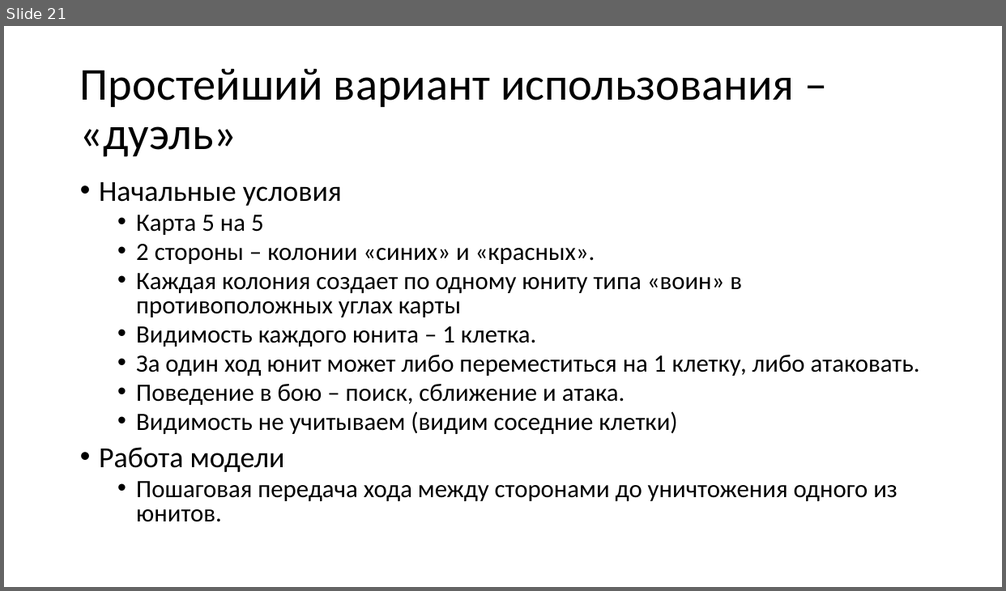
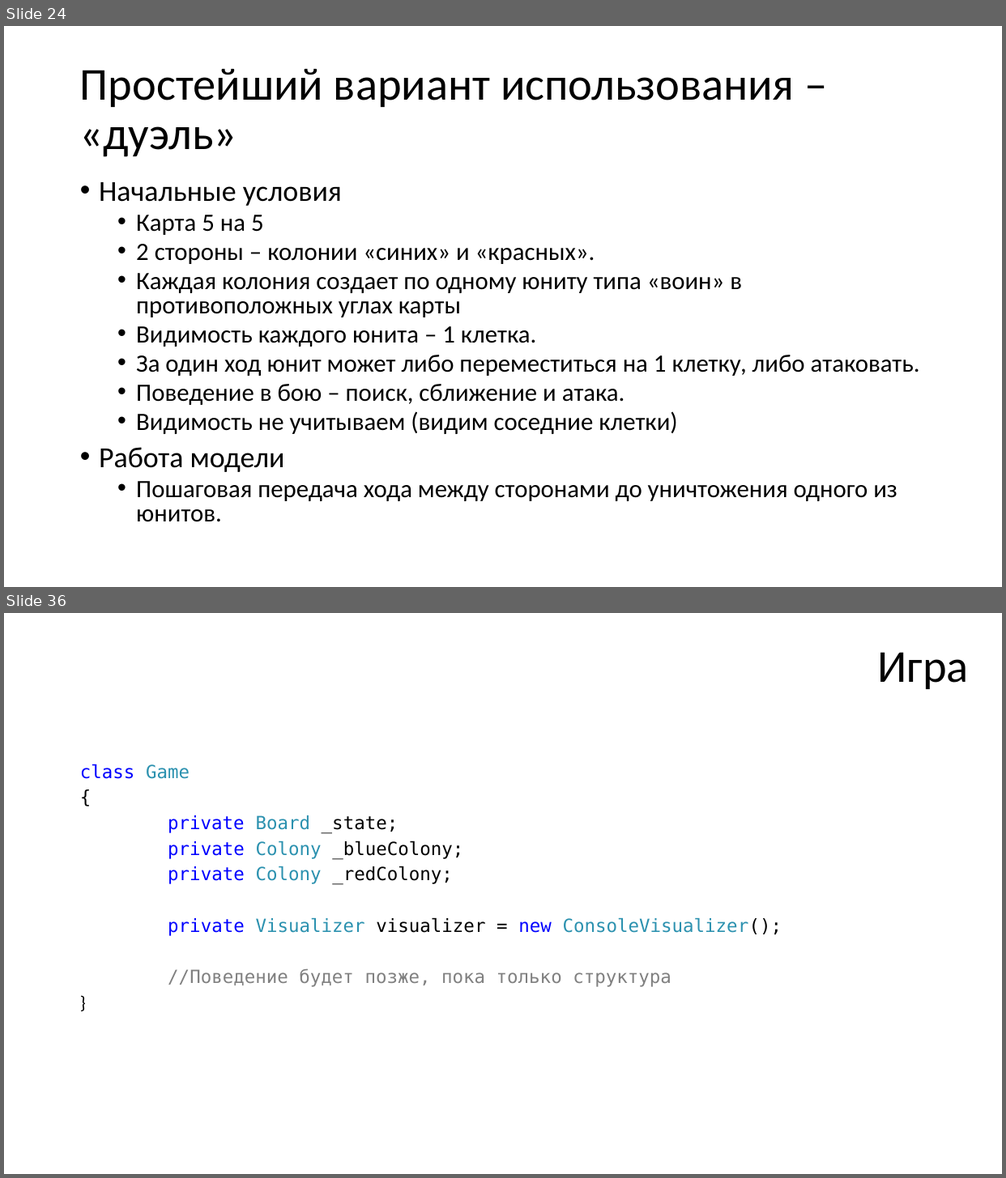
Before and after one commit to pelipas/OOP_2017, a slide deck: 2 семестр/02 OOA OOD.pptx. Shown one above the other, each under a label of ours: slide 21 before the commit, slides 24 and 36 after it; the slides between them are not shown. The pictures are 1006x591 and 1006x1178 pixels, drawn with LibreOffice and Linux fonts; fonts in the diff are those of the drawing. Boxes give left, top, right and bottom in pixels: in the first picture for what was removed or moved away, otherwise in the second. Text is boxed around its words. In the diff, an @@ line names an element or a change of style, - is before the commit and + after.

```diff
--- a/2 семестр/02 OOA OOD.pptx
+++ b/2 семестр/02 OOA OOD.pptx
@@ slide 36 added at (x1=4, y1=613, x2=1002, y2=1174), background #FFFFFF @@
@@ title added at (x1=878, y1=652, x2=969, y2=689), 44 pt, text #000000 @@
+Игра
@@ text added at (x1=80, y1=764, x2=782, y2=987), 17.5 pt, text #2B91AF @@
+class Game
+{
+private Board _state;
+private Colony _blueColony;
+private Colony _redColony;
+private Visualizer visualizer = new ConsoleVisualizer();
+//Поведение будет позже, пока только структура
+}
@@ what was slide 21 is now slide 24 @@
```
Also in this commit, not shown: 2 slides changed, 33 other slides added, 1 slide removed.
